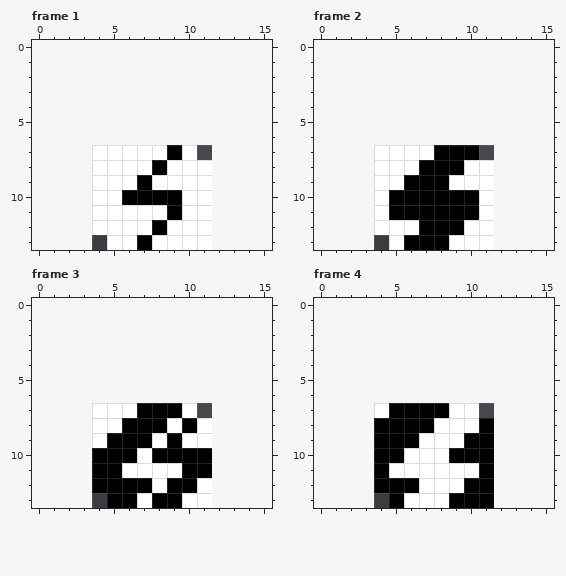
Two versions of one pixel-art file, resources/ase/ui/energy-bar-badge.aseprite. This is how it looked before the edit.
8x7 pixels, 8 frames. Shown: frame 1, frame 2, frame 3, frame 4. The old version is drawn lined up with the new one, on the new canvas. The commit also changed other frames, which this record leaves out.
After the commit:
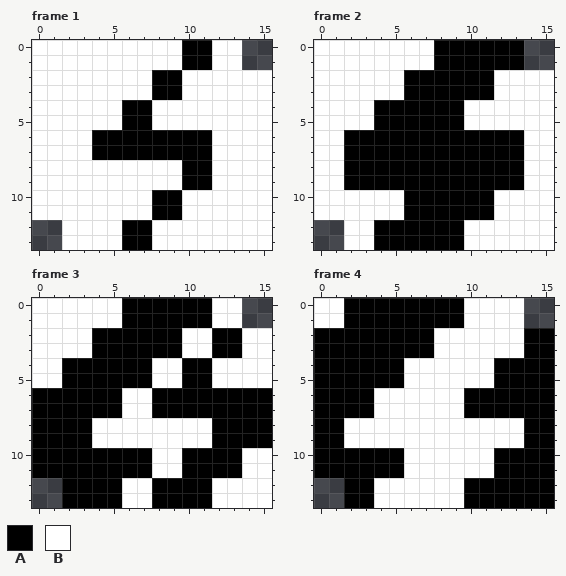
Palette (. is transparent): A #000000  B #ffffff
The commit says: make health bars bigger
Edits made:
canvas 8x7 -> 16x14, the old top-left corner now at 4,7
--- frame 1
@@ x 0..15 @@
- 0 ................
- 1 ................
- 2 ................
- 3 ................
- 4 ................
- 5 ................
- 6 ................
- 7 ....BBBBBAB.....
- 8 ....BBBBABBB....
- 9 ....BBBABBBB....
-10 ....BBAAAABB....
-11 ....BBBBBABB....
-12 ....BBBBABBB....
-13 .....BBABBBB....
+ 0 BBBBBBBBBBAABB..
+ 1 BBBBBBBBBBAABB..
+ 2 BBBBBBBBAABBBBBB
+ 3 BBBBBBBBAABBBBBB
+ 4 BBBBBBAABBBBBBBB
+ 5 BBBBBBAABBBBBBBB
+ 6 BBBBAAAAAAAABBBB
+ 7 BBBBAAAAAAAABBBB
+ 8 BBBBBBBBBBAABBBB
+ 9 BBBBBBBBBBAABBBB
+10 BBBBBBBBAABBBBBB
+11 BBBBBBBBAABBBBBB
+12 ..BBBBAABBBBBBBB
+13 ..BBBBAABBBBBBBB
--- frame 2
@@ x 0..15 @@
- 0 ................
- 1 ................
- 2 ................
- 3 ................
- 4 ................
- 5 ................
- 6 ................
- 7 ....BBBBAAA.....
- 8 ....BBBAAABB....
- 9 ....BBAAABBB....
-10 ....BAAAAAAB....
-11 ....BAAAAAAB....
-12 ....BBBAAABB....
-13 .....BAAABBB....
+ 0 BBBBBBBBAAAAAA..
+ 1 BBBBBBBBAAAAAA..
+ 2 BBBBBBAAAAAABBBB
+ 3 BBBBBBAAAAAABBBB
+ 4 BBBBAAAAAABBBBBB
+ 5 BBBBAAAAAABBBBBB
+ 6 BBAAAAAAAAAAAABB
+ 7 BBAAAAAAAAAAAABB
+ 8 BBAAAAAAAAAAAABB
+ 9 BBAAAAAAAAAAAABB
+10 BBBBBBAAAAAABBBB
+11 BBBBBBAAAAAABBBB
+12 ..BBAAAAAABBBBBB
+13 ..BBAAAAAABBBBBB
--- frame 3
@@ x 0..15 @@
- 0 ................
- 1 ................
- 2 ................
- 3 ................
- 4 ................
- 5 ................
- 6 ................
- 7 ....BBBAAAB.....
- 8 ....BBAAABAB....
- 9 ....BAAABABB....
-10 ....AAABAAAA....
-11 ....AABBBBAA....
-12 ....AAAABAAB....
-13 .....AABAABB....
+ 0 BBBBBBAAAAAABB..
+ 1 BBBBBBAAAAAABB..
+ 2 BBBBAAAAAABBAABB
+ 3 BBBBAAAAAABBAABB
+ 4 BBAAAAAABBAABBBB
+ 5 BBAAAAAABBAABBBB
+ 6 AAAAAABBAAAAAAAA
+ 7 AAAAAABBAAAAAAAA
+ 8 AAAABBBBBBBBAAAA
+ 9 AAAABBBBBBBBAAAA
+10 AAAAAAAABBAAAABB
+11 AAAAAAAABBAAAABB
+12 ..AAAABBAAAABBBB
+13 ..AAAABBAAAABBBB
--- frame 4
@@ x 0..15 @@
- 0 ................
- 1 ................
- 2 ................
- 3 ................
- 4 ................
- 5 ................
- 6 ................
- 7 ....BAAAABB.....
- 8 ....AAAABBBA....
- 9 ....AAABBBAA....
-10 ....AABBBAAA....
-11 ....ABBBBBBA....
-12 ....AAABBBAA....
-13 .....ABBBAAA....
+ 0 BBAAAAAAAABBBB..
+ 1 BBAAAAAAAABBBB..
+ 2 AAAAAAAABBBBBBAA
+ 3 AAAAAAAABBBBBBAA
+ 4 AAAAAABBBBBBAAAA
+ 5 AAAAAABBBBBBAAAA
+ 6 AAAABBBBBBAAAAAA
+ 7 AAAABBBBBBAAAAAA
+ 8 AABBBBBBBBBBBBAA
+ 9 AABBBBBBBBBBBBAA
+10 AAAAAABBBBBBAAAA
+11 AAAAAABBBBBBAAAA
+12 ..AABBBBBBAAAAAA
+13 ..AABBBBBBAAAAAA
Changed places in both pictures, as pixel boxes (x1, y1, x2, y2):
changed: (32, 40, 272, 250)
changed: (314, 40, 554, 250)
changed: (32, 298, 272, 508)
changed: (314, 298, 554, 508)
